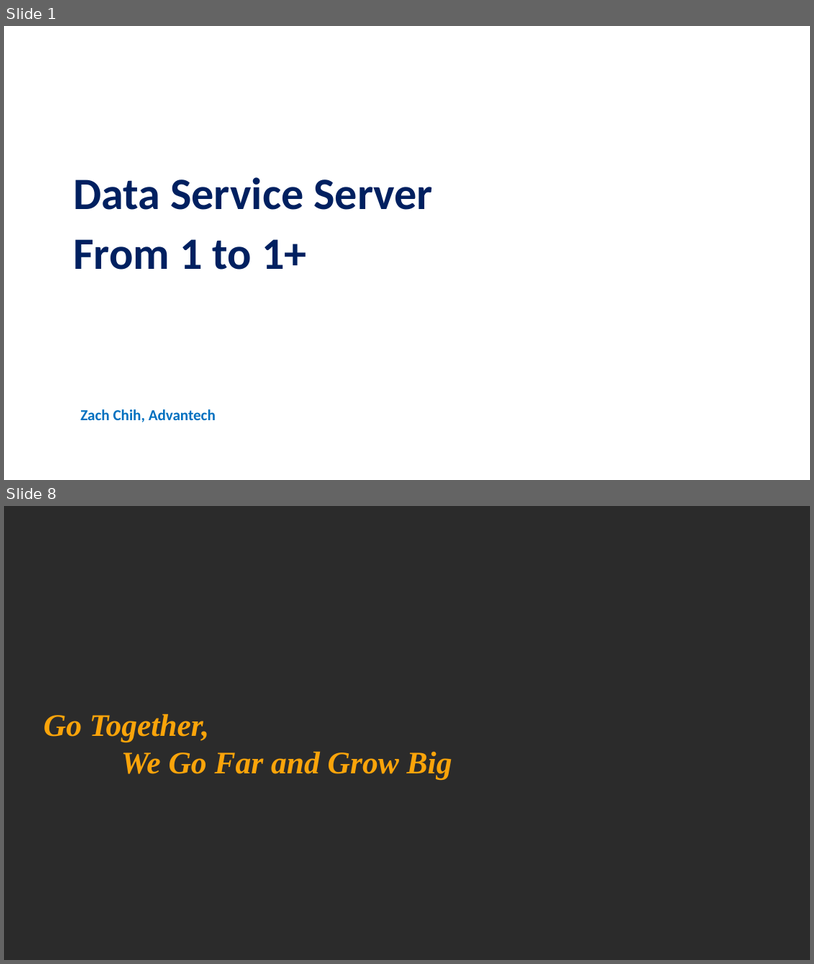
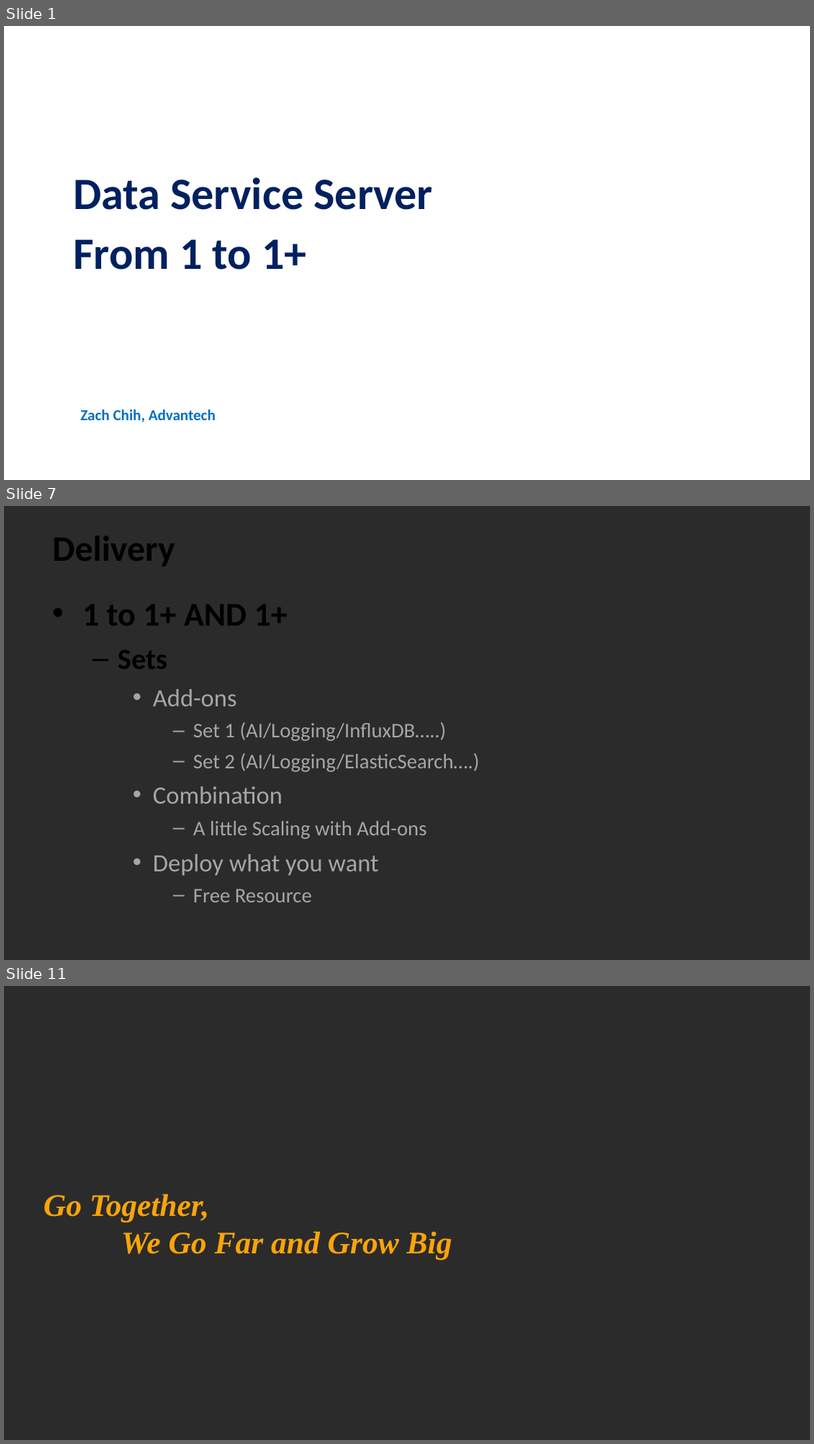
Before and after one commit to TsubasaEX/Tracks, a slide deck: ppt/Plan_For_DSS.ppt. Shown one above the other, each under a label of ours: slides 1 and 8 before the commit, slides 1, 7 and 11 after it; the slides between them are not shown. The pictures are 814x964 and 814x1444 pixels, drawn with LibreOffice and Linux fonts; fonts in the diff are those of the drawing; background and template pictures are left out; a plain dark background stands for a picture behind light text. Boxes give left, top, right and bottom in pixels: in the first picture for what was removed or moved away, otherwise in the second. Text is boxed around its words. In the diff, an @@ line names an element or a change of style, - is before the commit and + after.

```diff
--- a/ppt/Plan_For_DSS.ppt
+++ b/ppt/Plan_For_DSS.ppt
@@ slide 7 added at (4,506,810,960), background picture (left out) @@
@@ title added at (52,536,175,566), 32 pt, text #000000, bold @@
+Delivery
@@ text added at (82,605,480,902), 18.5 pt, text #A6A6A6 @@
+• 1 to 1+ AND 1+
+  – Sets
+    • Add-ons
+      – Set 1 (AI/Logging/InfluxDB…..)
+      – Set 2 (AI/Logging/ElasticSearch….)
+    • Combination
+      – A little Scaling with Add-ons
+    • Deploy what you want
+      – Free Resource
@@ what was slide 8 is now slide 11 @@
```
Also in this commit, not shown: 6 slides changed, 2 other slides added, 2 other files.
